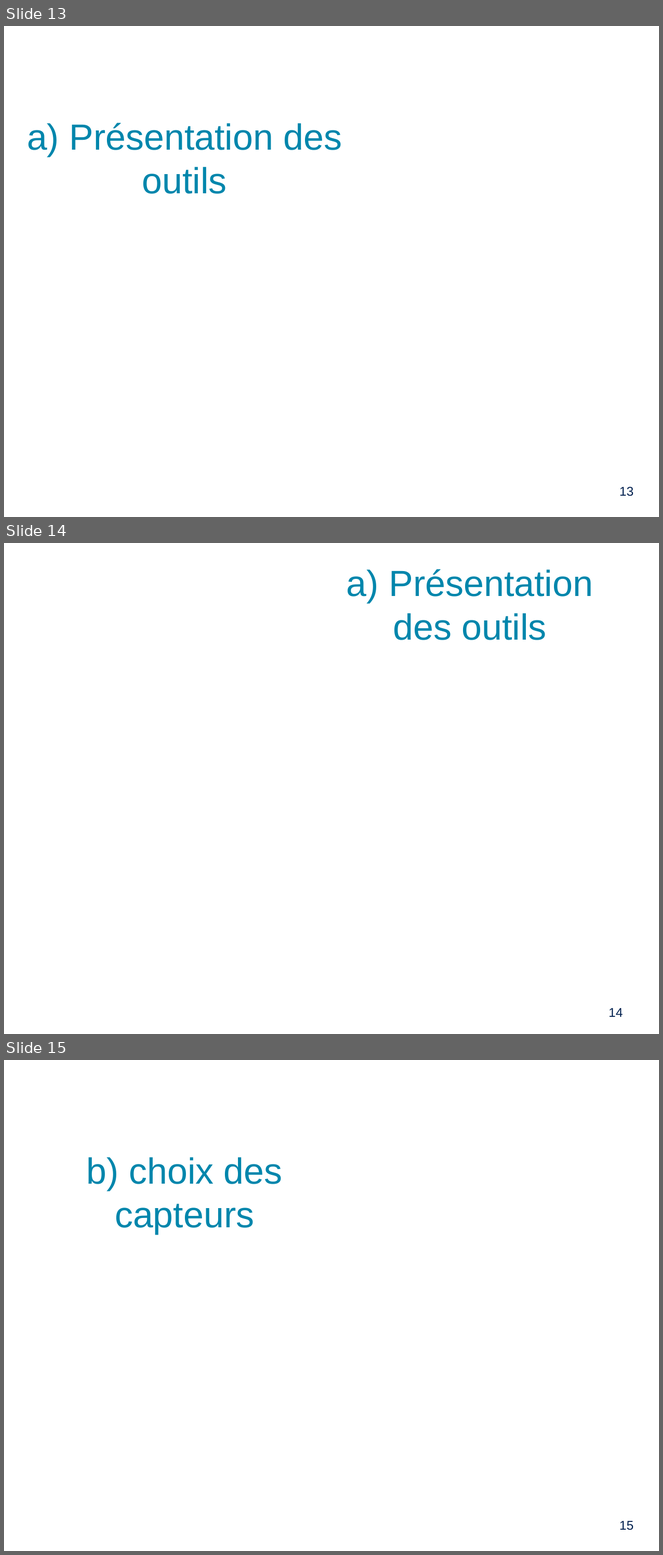
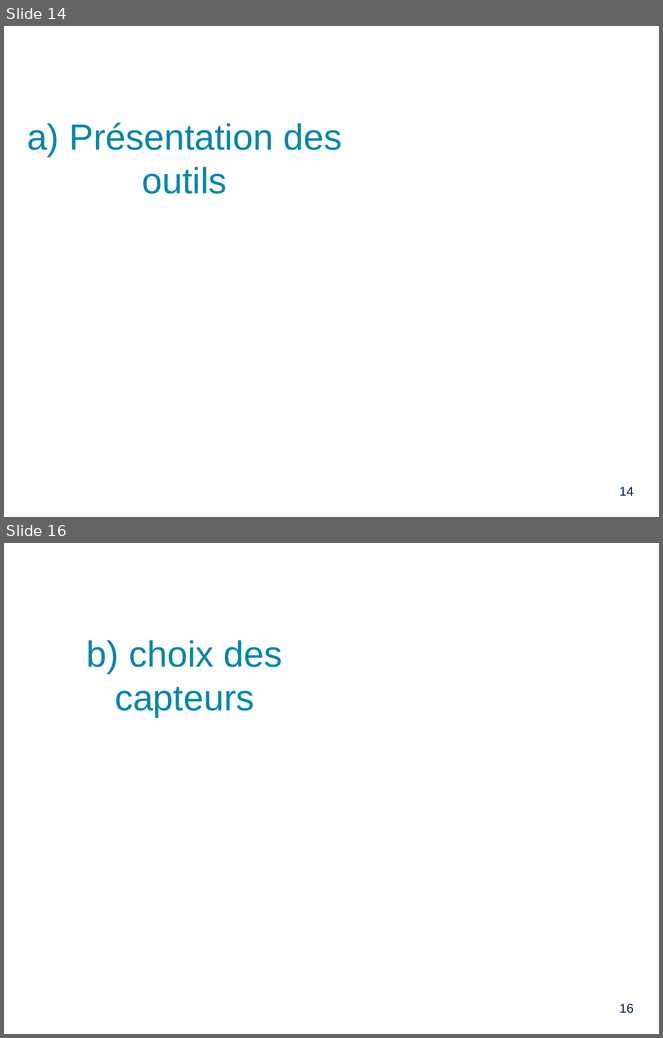
Before and after one commit to PinaudLucas/Projet, a slide deck: Lucas/Revue_2.odp. Shown one above the other, each under a label of ours: slides 13, 14 and 15 before the commit, slides 14 and 16 after it; the slides between them are not shown. The pictures are 663x1555 and 663x1038 pixels, drawn with LibreOffice and Linux fonts; fonts in the diff are those of the drawing; background and template pictures are left out. Boxes give left, top, right and bottom in pixels: in the first picture for what was removed or moved away, otherwise in the second. Text is boxed around its words. In the diff, an @@ line names an element or a change of style, - is before the commit and + after.

```diff
--- a/Lucas/Revue_2.odp
+++ b/Lucas/Revue_2.odp
@@ slide 14 removed at (4,543,659,1034), background picture (left out) @@
@@ title removed at (347,569,594,640) @@
-a) Présentation des outils
@@ page number removed at (609,1008,623,1017) @@
-14
@@ what was slide 13 is now slide 14 @@
@@ page number at (620,487,634,496): text changed @@
-13
+14
@@ what was slide 15 is now slide 16 @@
@@ page number at (620,1004,634,1014): text changed @@
-15
+16
```
Also in this commit, not shown: 3 slides changed, 3 slides added, 1 other slide removed, 4 other files.
